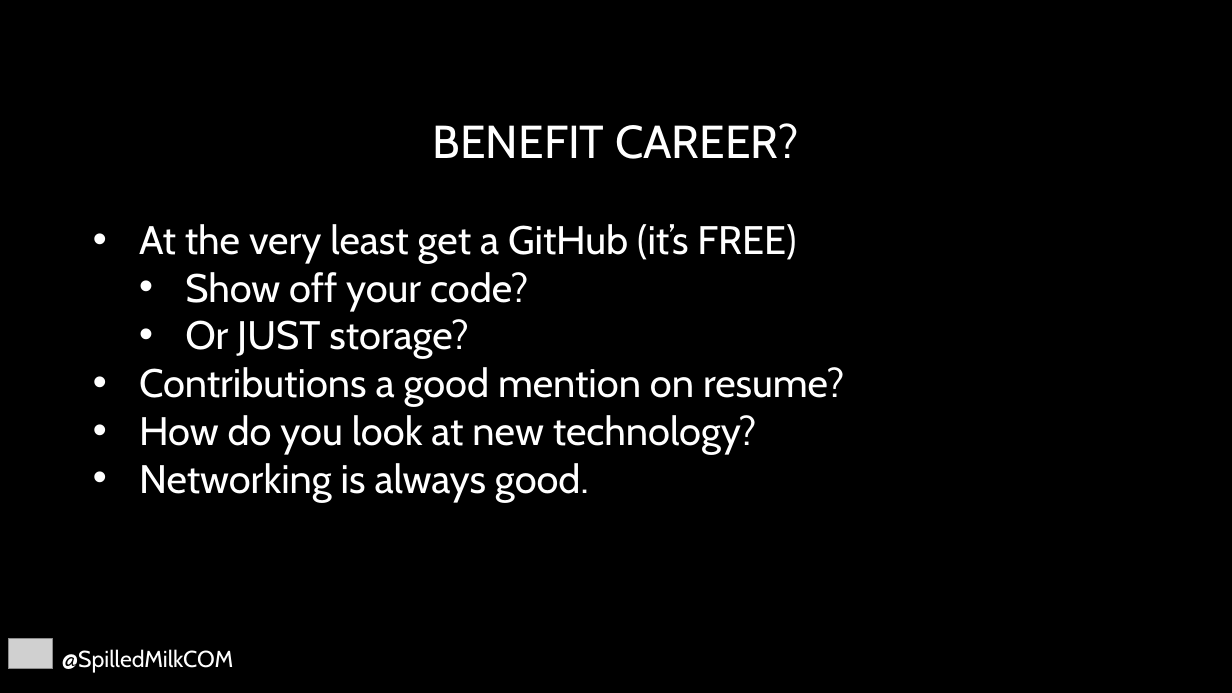
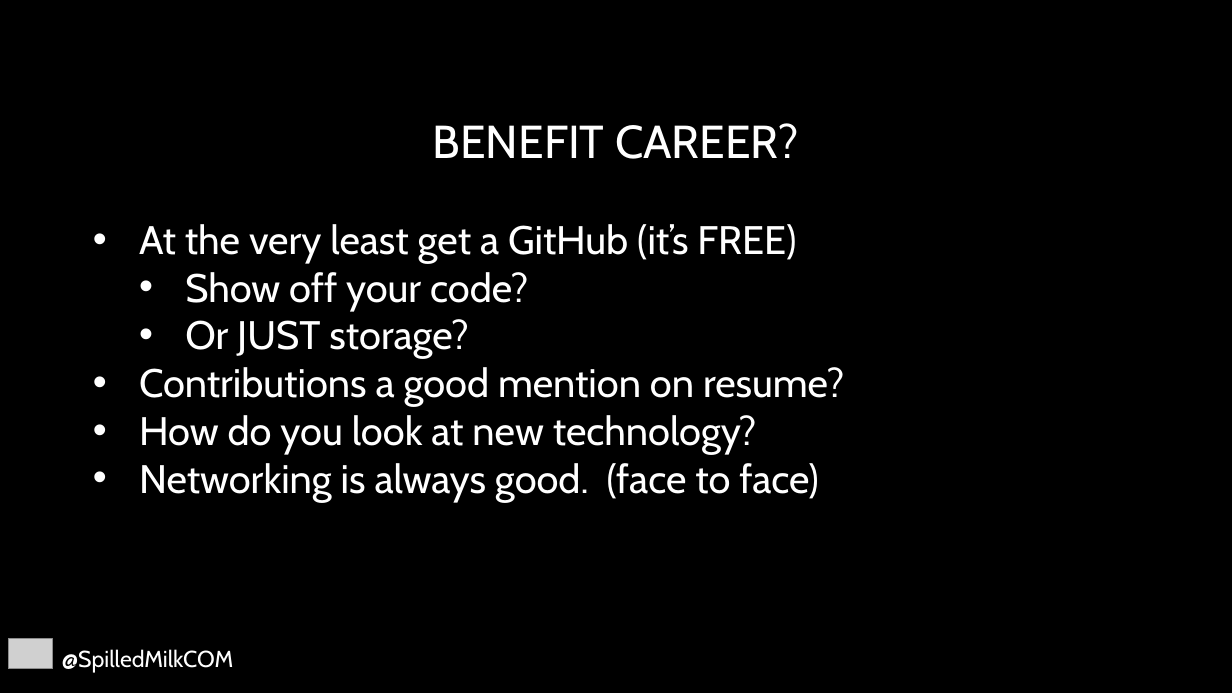
Before and after one commit to SpilledMilkCOM/DenDevDayUWP, a slide deck: slide 16 of Giving Back.pptx (slide 15 before the commit). Drawn at 1232x693 pixels with LibreOffice and Linux fonts; fonts in the diff are those of the drawing; grey boxes stand for pictures; background and template pictures are left out. Boxes give left, top, right and bottom in pixels: in the first picture for what was removed or moved away, otherwise in the second. Text is boxed around its words. In the diff, an @@ line names an element or a change of style, - is before the commit and + after.

```diff
--- a/Giving Back.pptx
+++ b/Giving Back.pptx
@@ text at box(139, 463, 819, 502): text changed @@
-• Networking is always good.
+• Networking is always good. (face to face)
```
Also in this commit, not shown: 7 other slides changed, 1 slide added.
